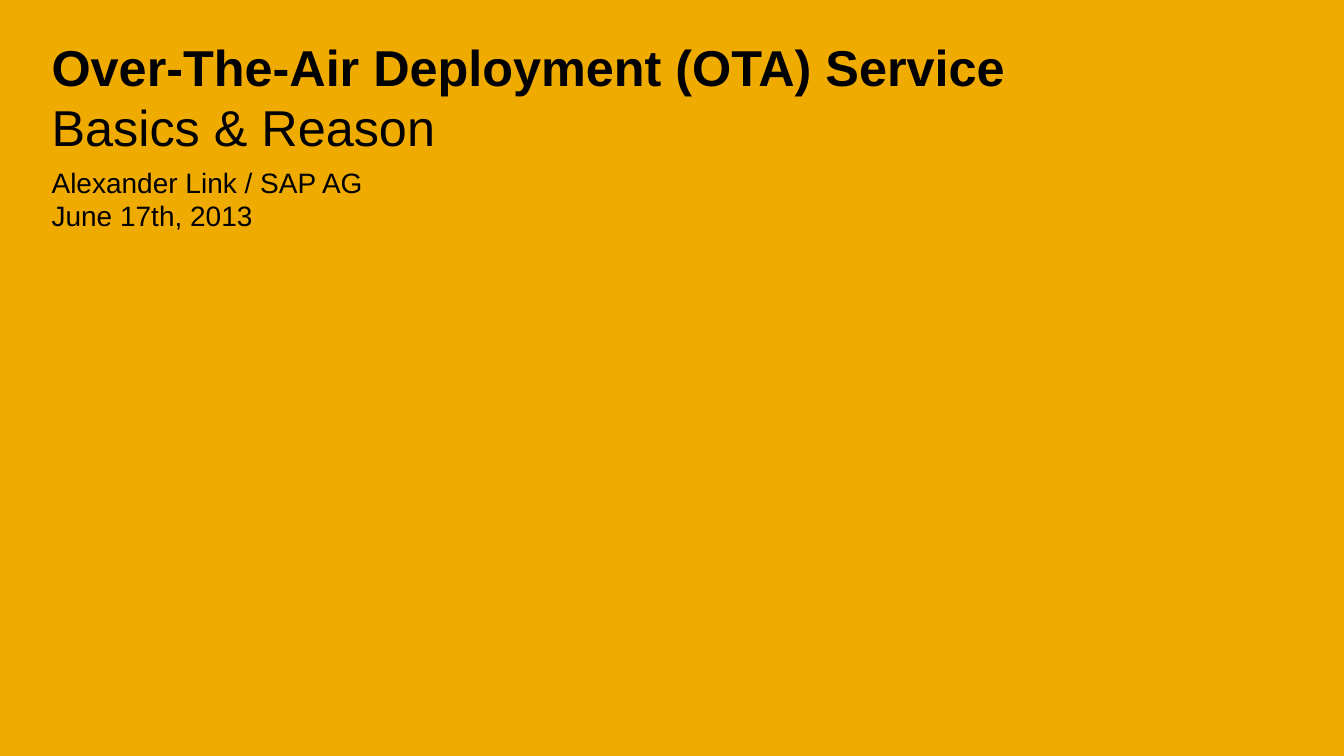
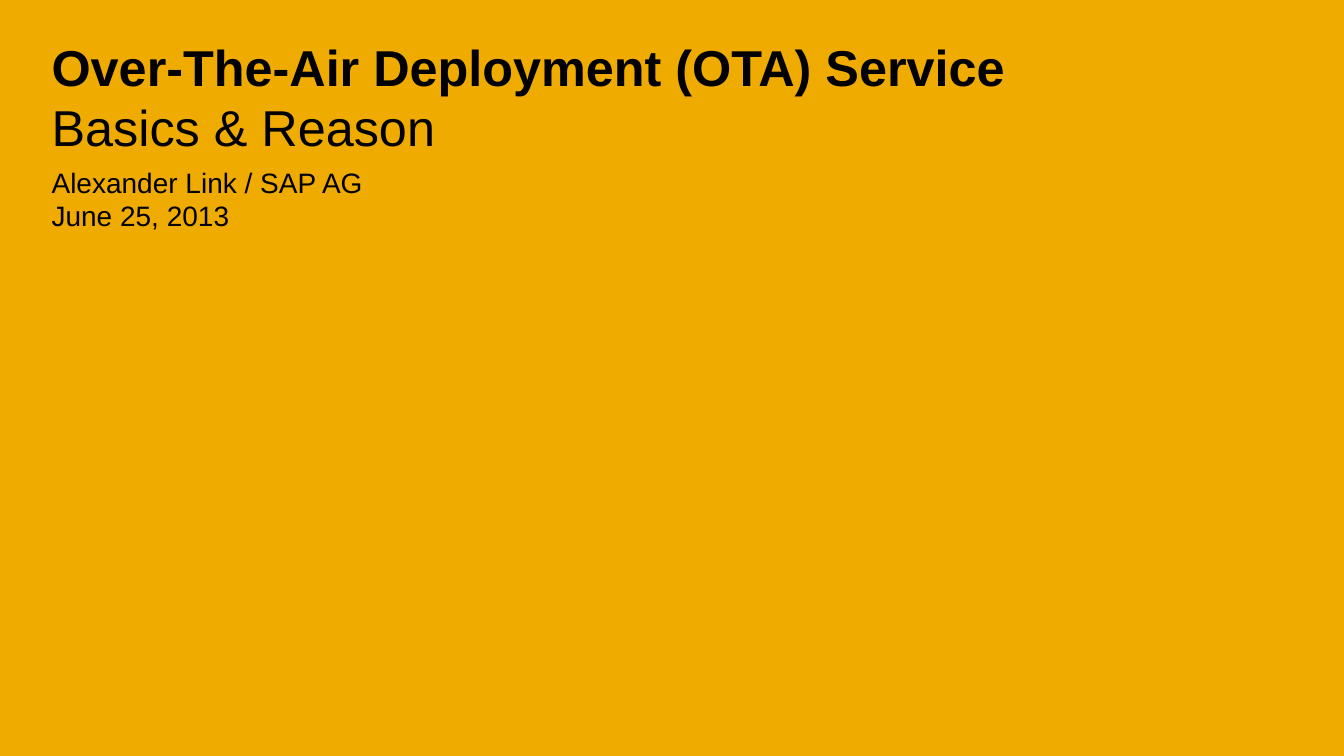
Before and after one commit to marcusholl/OTAService, a slide deck: slide 2 of docs/OTAService.pptx. Drawn at 1344x756 pixels with LibreOffice and Linux fonts; fonts in the diff are those of the drawing; background and template pictures are left out. Boxes give left, top, right and bottom in pixels: in the first picture for what was removed or moved away, otherwise in the second. Text is boxed around its words. In the diff, an @@ line names an element or a change of style, - is before the commit and + after.

```diff
--- a/docs/OTAService.pptx
+++ b/docs/OTAService.pptx
@@ subtitle at (x1=52, y1=206, x2=229, y2=230): text changed @@
-June 17th, 2013
+June 25, 2013
```
Also in this commit, not shown: 4 other slides changed, 1 slide added.
